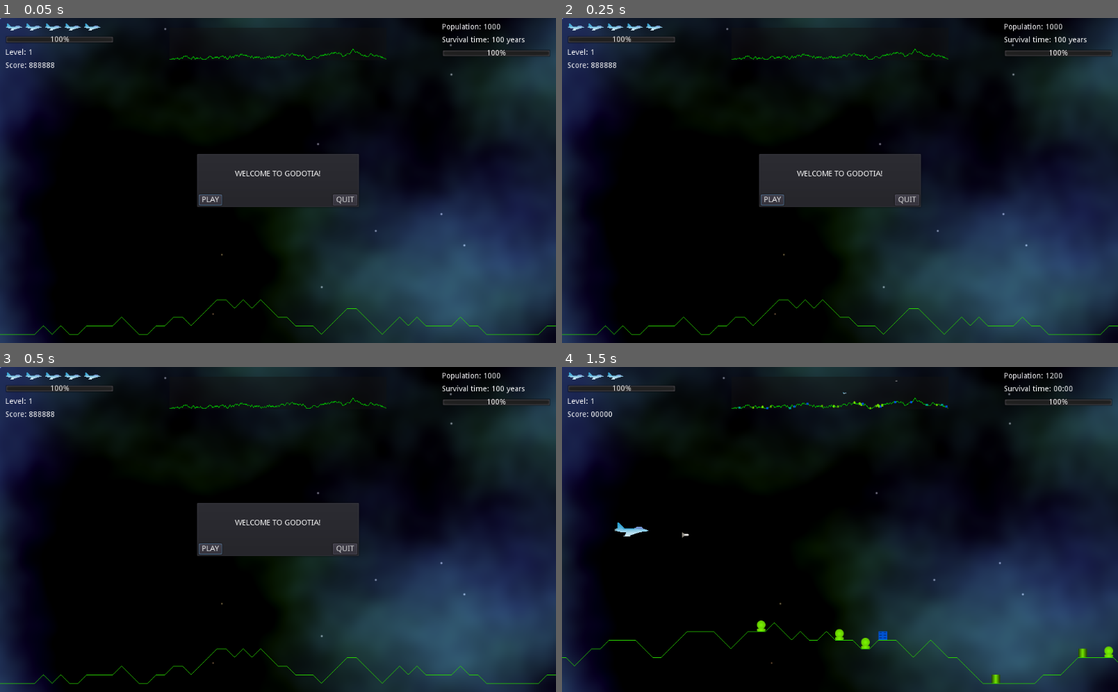
Above: before the commit, frames 1-4 (two rows, left to right).
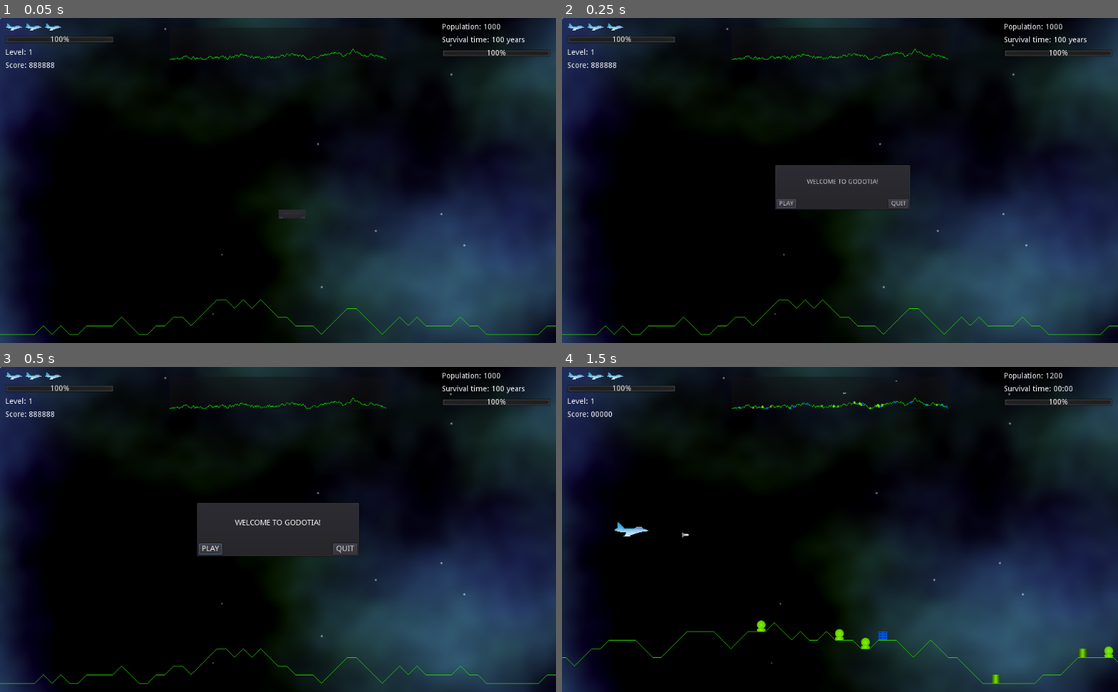
Above: after the commit, the same moments.

Repository: andrew-wilkes/godotia
Game: Godot game, scene res://scenes/Main.tscn
Same seed, same stepped clock (60 frames per second), same inputs: the game is played once before the commit and once after it.
Inputs:
- Up to frame 1 (0.05 s): no input
- Up to frame 2 (0.25 s): no input
- Up to frame 3 (0.5 s): no input
- Up to frame 4 (1.5 s): click "PLAY" at 0.5 s; tap Enter (ui_accept) at 1.25 s; hold Right (ui_right) from 1.28 s (still down)

The runs differ from the first frame. In frame 1, 4.5% of the frame differs, in the area x 11-65%, y 1-62%; in frame 2, 2.1%; in frame 3, less than 0.1%; in frame 4, nothing differs.

Commit message:
Make popup window zoom with tween

Diff:
--- a/scenes/Main.gd
+++ b/scenes/Main.gd
@@ -43,7 +43,7 @@
 	map.set_points(terrain)
 	for node in $States.get_children():
 		node.g = self
-	ui.popup_centered()
+	ui.pop_up_with_text()
 
 
 func resize():
--- a/scenes/Statistics.tscn
+++ b/scenes/Statistics.tscn
@@ -20,11 +20,11 @@
 margin_left = 10.0
 margin_top = 10.0
 margin_right = 1014.0
-margin_bottom = 108.0
+margin_bottom = 95.0
 
 [node name="Left" type="VBoxContainer" parent="HBox"]
 margin_right = 200.0
-margin_bottom = 98.0
+margin_bottom = 85.0
 rect_min_size = Vector2( 200, 0 )
 custom_constants/separation = 10
 
@@ -52,20 +52,6 @@
 texture = ExtResource( 1 )
 stretch_mode = 1
 
-[node name="TextureRect4" type="TextureRect" parent="HBox/Left/Lives"]
-margin_left = 108.0
-margin_right = 140.0
-margin_bottom = 13.0
-texture = ExtResource( 1 )
-stretch_mode = 1
-
-[node name="TextureRect5" type="TextureRect" parent="HBox/Left/Lives"]
-margin_left = 144.0
-margin_right = 176.0
-margin_bottom = 13.0
-texture = ExtResource( 1 )
-stretch_mode = 1
-
 [node name="Health" type="ProgressBar" parent="HBox/Left"]
 margin_top = 23.0
 margin_right = 200.0
@@ -87,14 +73,14 @@
 [node name="ColorRect" type="ColorRect" parent="HBox"]
 margin_left = 204.0
 margin_right = 800.0
-margin_bottom = 98.0
+margin_bottom = 85.0
 size_flags_horizontal = 3
 color = Color( 1, 1, 1, 0 )
 
 [node name="Right" type="VBoxContainer" parent="HBox"]
 margin_left = 804.0
 margin_right = 1004.0
-margin_bottom = 98.0
+margin_bottom = 85.0
 rect_min_size = Vector2( 200, 0 )
 custom_constants/separation = 10
 
--- a/scenes/UI.gd
+++ b/scenes/UI.gd
@@ -5,8 +5,13 @@
 signal play_game
 signal quit_game
 
-func pop_up_with_text(txt):
-	$VBoxContainer/Label.text = txt
+func pop_up_with_text(txt = null, delay = 0.3):
+	if txt:
+		$VBoxContainer/Label.text = txt
+	$Tween1.interpolate_property(self, "rect_position", rect_position * 1.5, rect_position, delay)
+	$Tween2.interpolate_property(self, "rect_scale", rect_scale * 0, rect_scale, delay)
+	$Tween1.start()
+	$Tween2.start()
 	popup_centered()
 
 
--- a/scenes/UI.tscn
+++ b/scenes/UI.tscn
@@ -9,8 +9,8 @@
 anchor_bottom = 0.5
 margin_left = -50.0
 margin_top = -23.0
-margin_right = 50.0
-margin_bottom = 23.0
+margin_right = 250.0
+margin_bottom = 77.0
 rect_min_size = Vector2( 300, 100 )
 script = ExtResource( 1 )
 __meta__ = {
@@ -56,5 +56,9 @@
 margin_right = 292.0
 margin_bottom = 20.0
 text = "QUIT"
+
+[node name="Tween1" type="Tween" parent="."]
+
+[node name="Tween2" type="Tween" parent="."]
 [connection signal="button_down" from="VBoxContainer/Buttons/PlayButton" to="." method="_on_PlayButton_button_down"]
 [connection signal="button_down" from="VBoxContainer/Buttons/ExitButton" to="." method="_on_ExitButton_button_down"]
--- a/states/game/starting_game.gd
+++ b/states/game/starting_game.gd
@@ -14,4 +14,5 @@
 	g.stats.reset()
 	g.add_player()
 	print("Game started")
+	#fsm.change_to("game_over")
 	fsm.change_to("playing_level")
